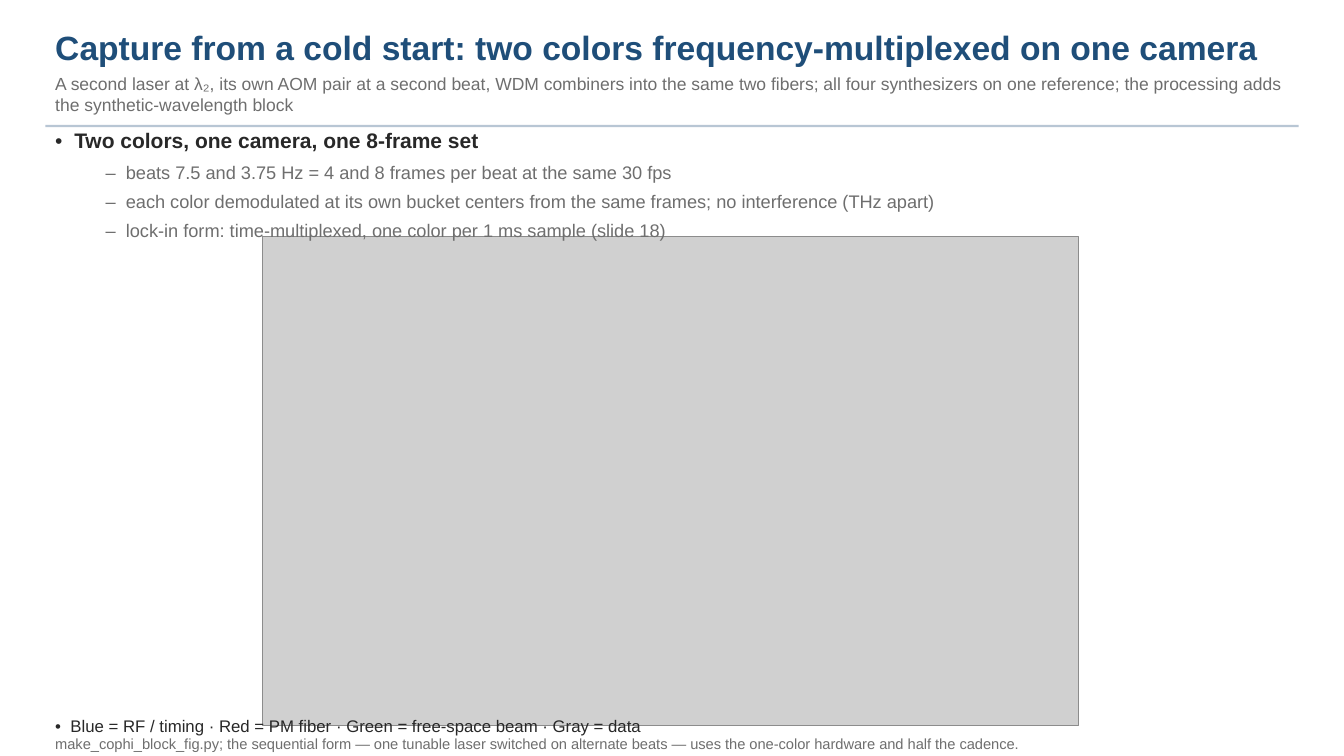
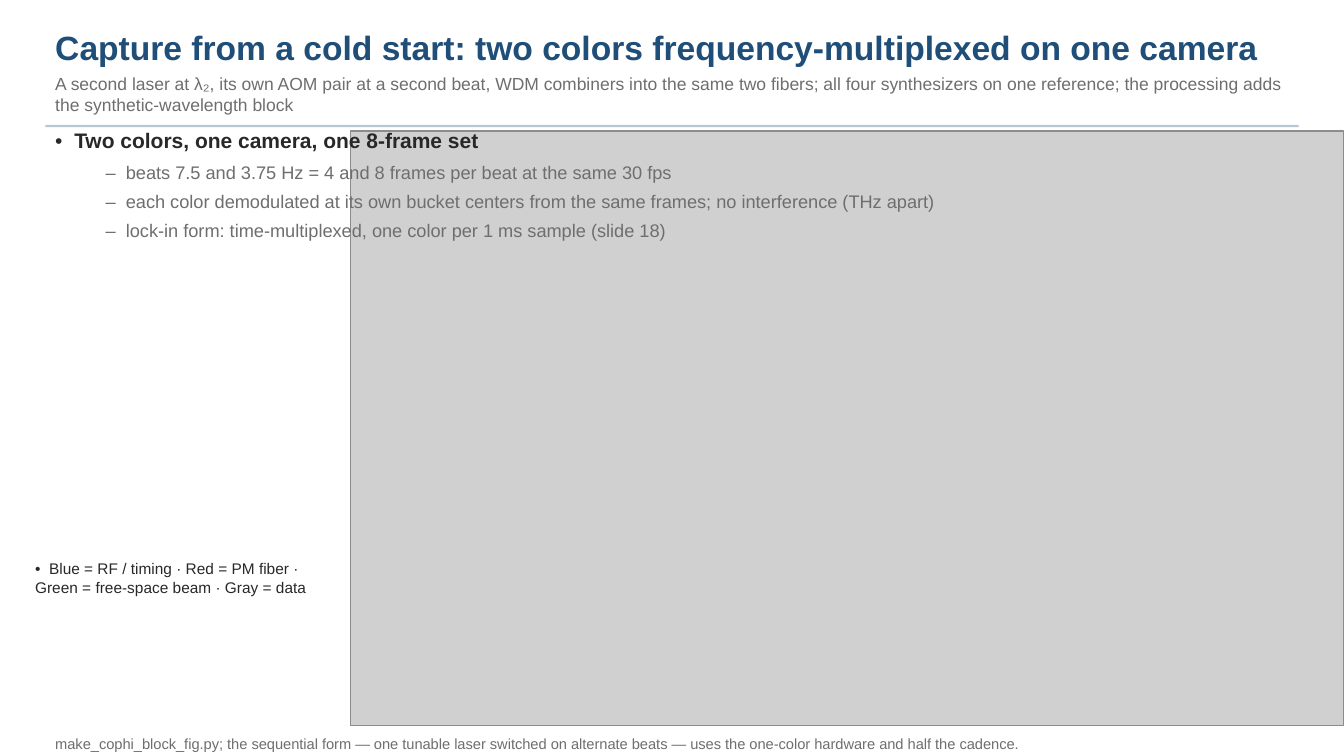
Before and after one commit to nasa-jpl/macos, a slide deck: slide 17 of demo_session/deck_cophi.pptx. Drawn at 1344x756 pixels with LibreOffice and Linux fonts; fonts in the diff are those of the drawing; grey boxes stand for pictures. Boxes give left, top, right and bottom in pixels: in the first picture for what was removed or moved away, otherwise in the second. Text is boxed around its words. In the diff, an @@ line names an element or a change of style, - is before the commit and + after.

```diff
--- a/demo_session/deck_cophi.pptx
+++ b/demo_session/deck_cophi.pptx
@@ picture: place and size @@
-picture at [262,237,1079,726]
+picture at [351,131,1344,726]
@@ text "• Blue = RF / ...": place and size @@
-text "• Blue = RF / ..." at [70,720,641,736]
+text "• Blue = RF / ..." at [35,563,306,596]
@@ text "• Blue = RF / ..." at [35,563,306,596]: size 12 to 11 pt @@
```
Also in this commit, not shown: 1 other slide changed, 4 other files.
